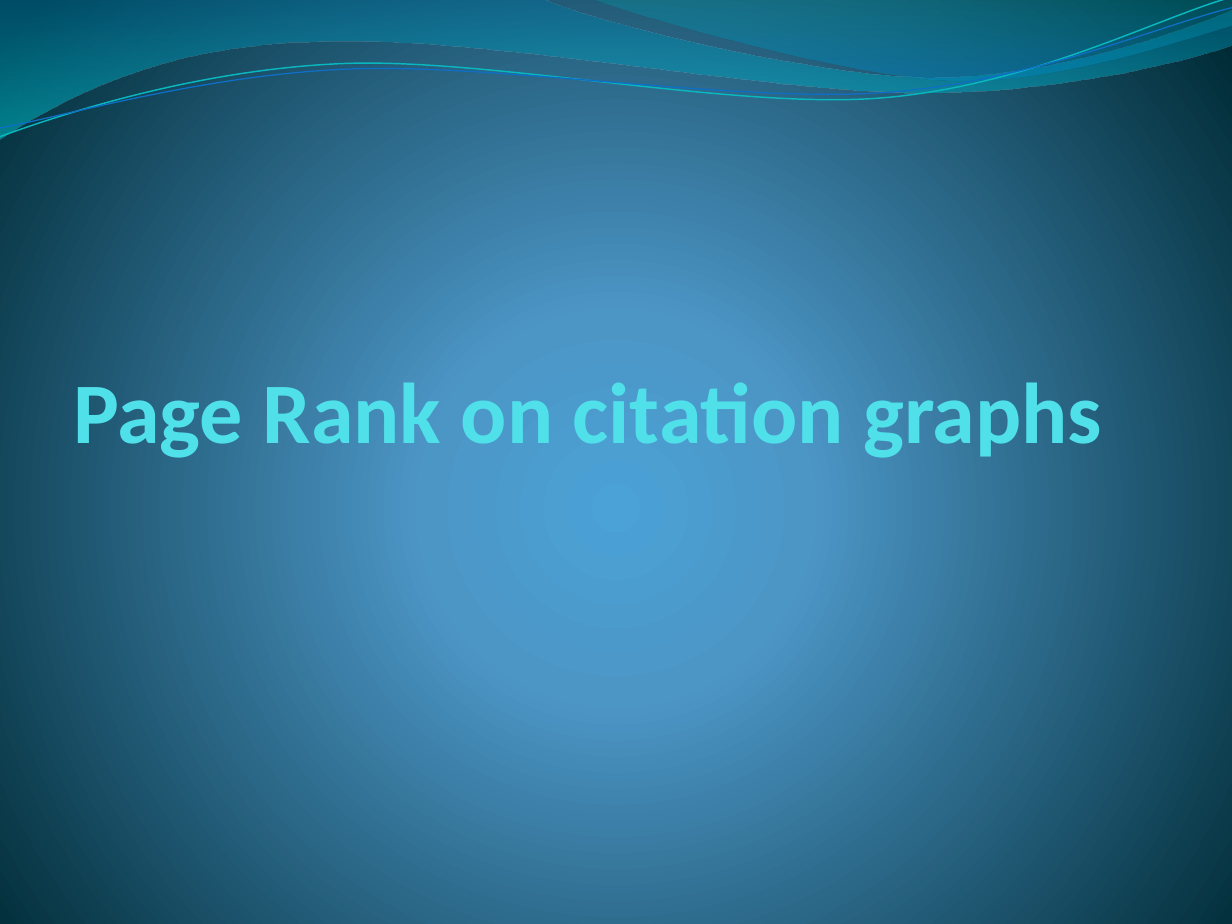
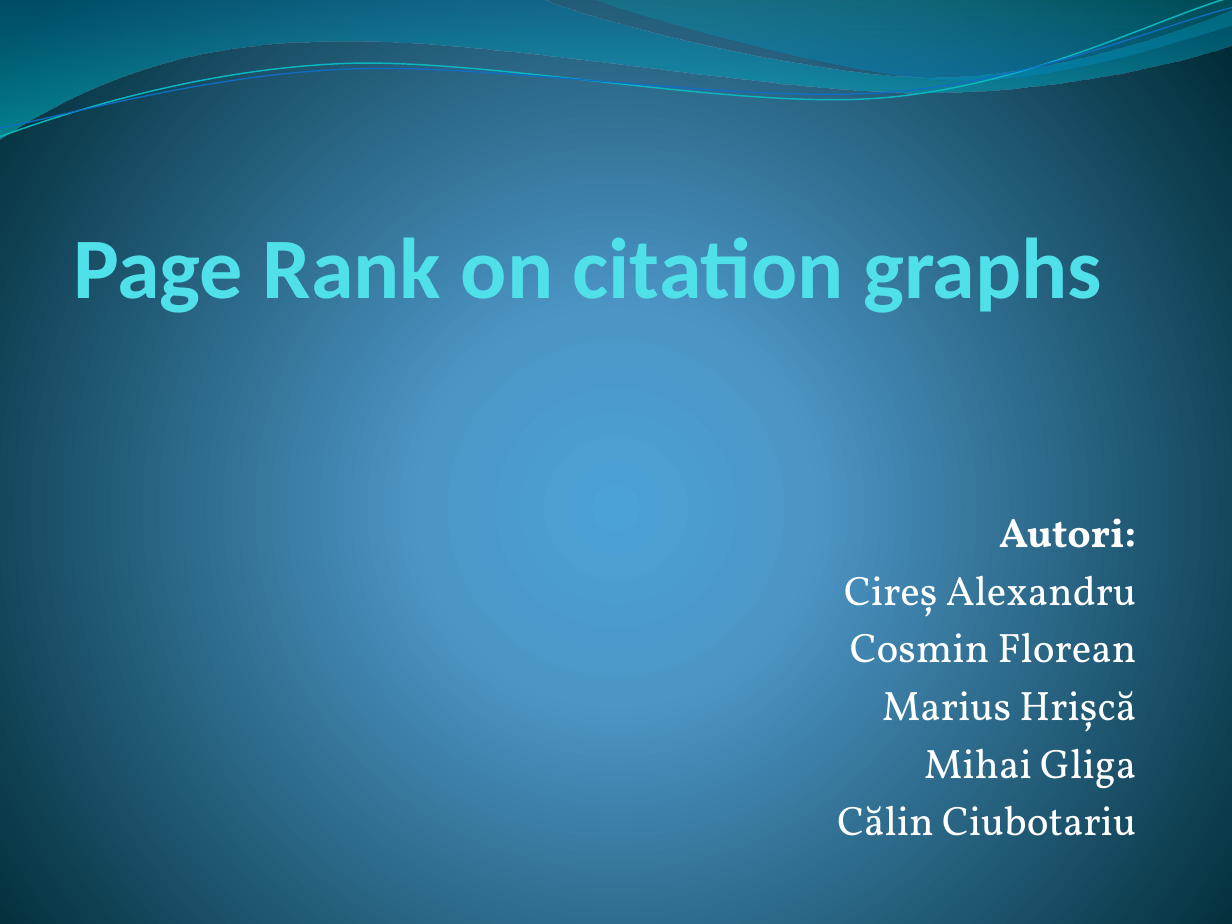
Before and after one commit to cosmin01/PageRank, a slide deck: slide 1 of Presentation.pptx. Drawn at 1232x924 pixels with LibreOffice and Linux fonts; fonts in the diff are those of the drawing. Boxes give left, top, right and bottom in pixels: in the first picture for what was removed or moved away, otherwise in the second. Text is boxed around its words. In the diff, an @@ line names an element or a change of style, - is before the commit and + after.

Commit message:
Presentation modified

```diff
--- a/Presentation.pptx
+++ b/Presentation.pptx
@@ title "Page Rank on citation graphs" rewrapped from [73, 371, 1102, 458] to [73, 237, 1102, 313] @@
@@ subtitle added at [837, 518, 1137, 836], 24.1 pt, text #FFFFFF @@
+Autori:
+Cireș Alexandru
+Cosmin Florean
+Marius Hrișcă
+Mihai Gliga
+Călin Ciubotariu
```
